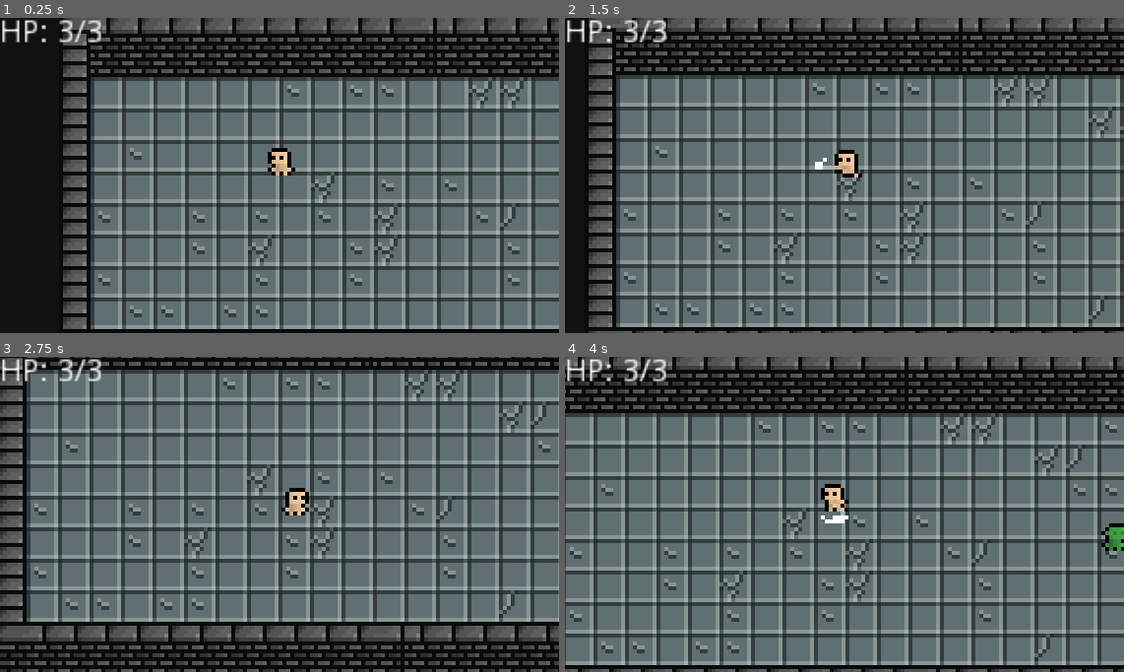
Above: before the commit, frames 1-4 (two rows, left to right).
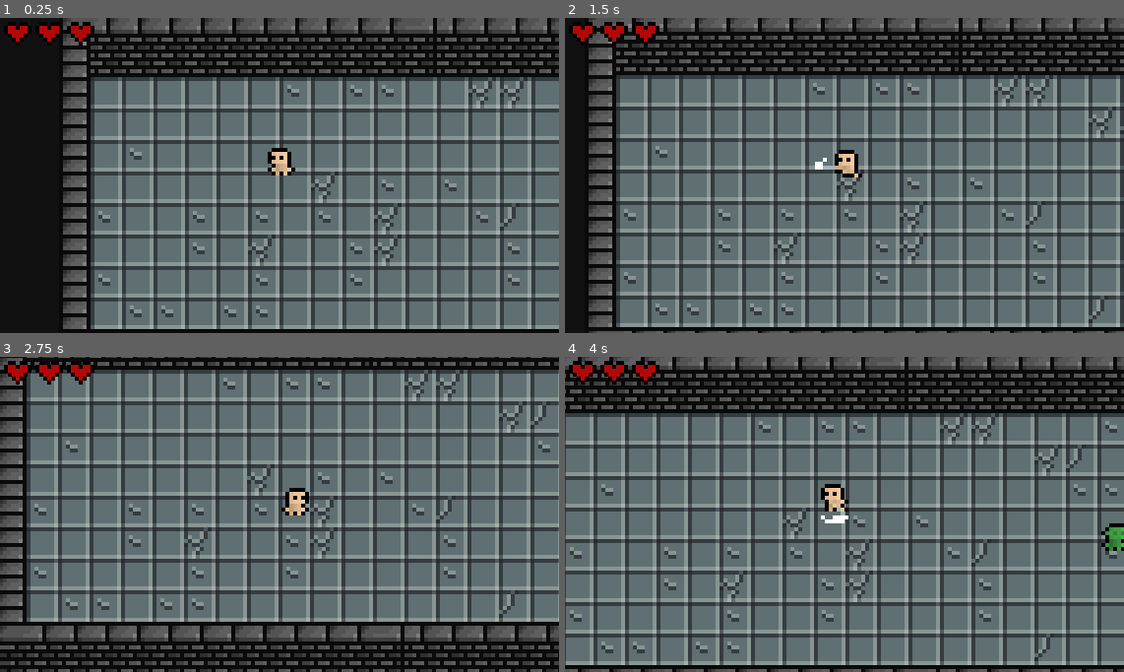
Above: after the commit, the same moments.

Repository: mai-soup/madness-of-warblade
Game: Godot game, scene res://World.tscn
The game is run twice, just before and just after one commit, with the same random seed, the same clock (stepped at 60 frames per second) and the same inputs.
Inputs:
- Up to frame 1 (0.25 s): no input
- Up to frame 2 (1.5 s): tap Enter at 0.5 s; hold D (move_right) 0.53-1.28 s; tap Space (attack) at 0.6, 1.35 s; hold S (move_down) from 1.28 s (still down)
- Up to frame 3 (2.75 s): release S (move_down) at 2.03 s; hold D (move_right) from 2.03 s (still down); tap Space (attack) at 2.1 s
- Up to frame 4 (4 s): release D (move_right) at 2.78 s; hold W (move_up) 2.78-3.53 s; tap Space (attack) at 2.85, 3.6 s; hold A (move_left) from 3.53 s (still down)

The runs differ from the first frame. In frame 1, 0.8% of the frame differs, in the area x 0-19%, y 0-9%; in frame 2, 0.9%; in frame 3, 1.0%; in frame 4, 0.9%.

Commit message:
add heart sprites, make ui use them instead of text

Diff:
--- a/UI/HealthUI.gd
+++ b/UI/HealthUI.gd
@@ -1,22 +1,20 @@
 extends Control
 
-onready var label: = $HeartsLabel
+const HEART_SIZE: = 8
+
+onready var empty: = $HeartsEmpty
+onready var full: = $HeartsFull
 var max_health
 var current_health
 
-const format: = "HP: %s/%s"
-
 func _ready() -> void:
-	max_health = get_tree().current_scene.get_node("YSort/Player/HealthManager").max_health
-	current_health = get_tree().current_scene.get_node("YSort/Player/HealthManager").current_health
-	update_text()
+	self.current_health = get_tree().current_scene.get_node("YSort/Player/HealthManager").current_health
+	self.max_health = get_tree().current_scene.get_node("YSort/Player/HealthManager").max_health
 
 func update_max(new: int) -> void:
-	max_health = new
+	max_health = max(1, new)
+	empty.rect_size.x = max_health * HEART_SIZE
 
 func update_current(new: int) -> void:
-	current_health = new
-	update_text()
-
-func update_text() -> void:
-	label.text = format % [current_health, max_health]
+	current_health = clamp(new, 0, max_health)
+	full.rect_size.x = current_health * HEART_SIZE
--- a/UI/HealthUI.tscn
+++ b/UI/HealthUI.tscn
@@ -1,14 +1,22 @@
-[gd_scene load_steps=2 format=2]
+[gd_scene load_steps=4 format=2]
 
 [ext_resource path="res://UI/HealthUI.gd" type="Script" id=1]
+[ext_resource path="res://_Assets/heart_full.png" type="Texture" id=2]
+[ext_resource path="res://_Assets/heart_empty.png" type="Texture" id=3]
 
 [node name="HealthUI" type="Control"]
 margin_right = 40.0
 margin_bottom = 40.0
 script = ExtResource( 1 )
 
-[node name="HeartsLabel" type="Label" parent="."]
-margin_right = 69.0
-margin_bottom = 14.0
-rect_scale = Vector2( 0.557439, 0.557908 )
-text = "aaa"
+[node name="HeartsEmpty" type="TextureRect" parent="."]
+margin_right = 24.0
+margin_bottom = 8.0
+texture = ExtResource( 3 )
+stretch_mode = 2
+
+[node name="HeartsFull" type="TextureRect" parent="."]
+margin_right = 24.0
+margin_bottom = 8.0
+texture = ExtResource( 2 )
+stretch_mode = 2
Binary file added: _Assets/heart_empty.png
Not shown, added: _Assets/heart_empty.png.import
Binary file added: _Assets/heart_full.png
Not shown, added: _Assets/heart_full.png.import
